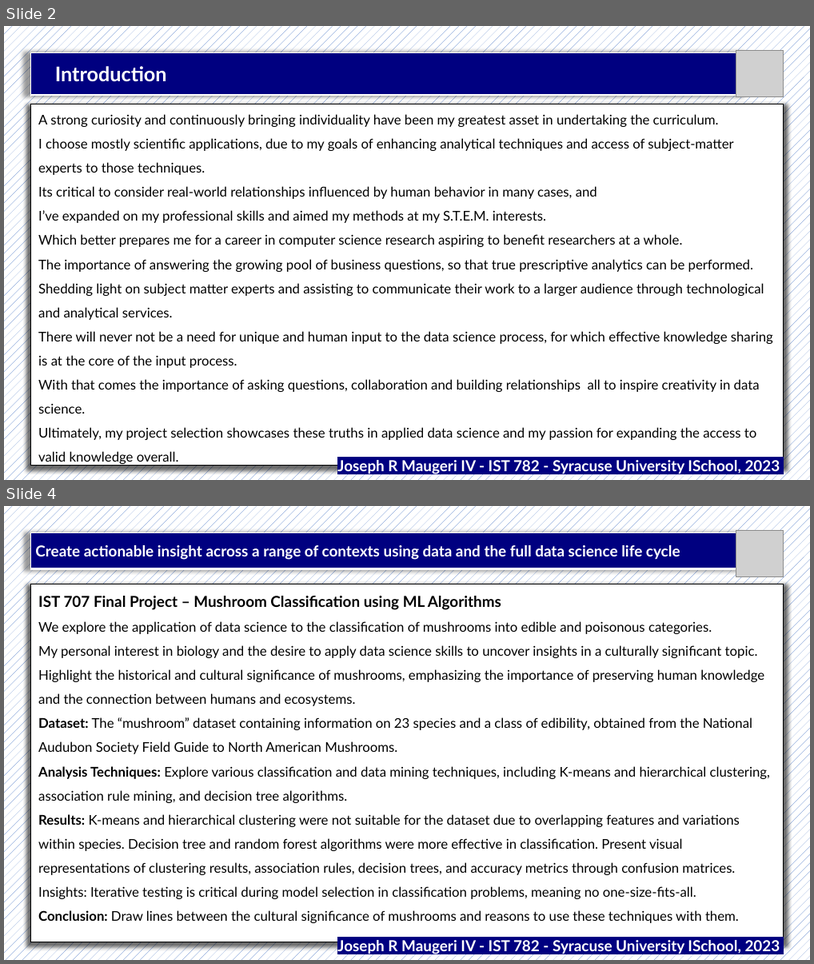
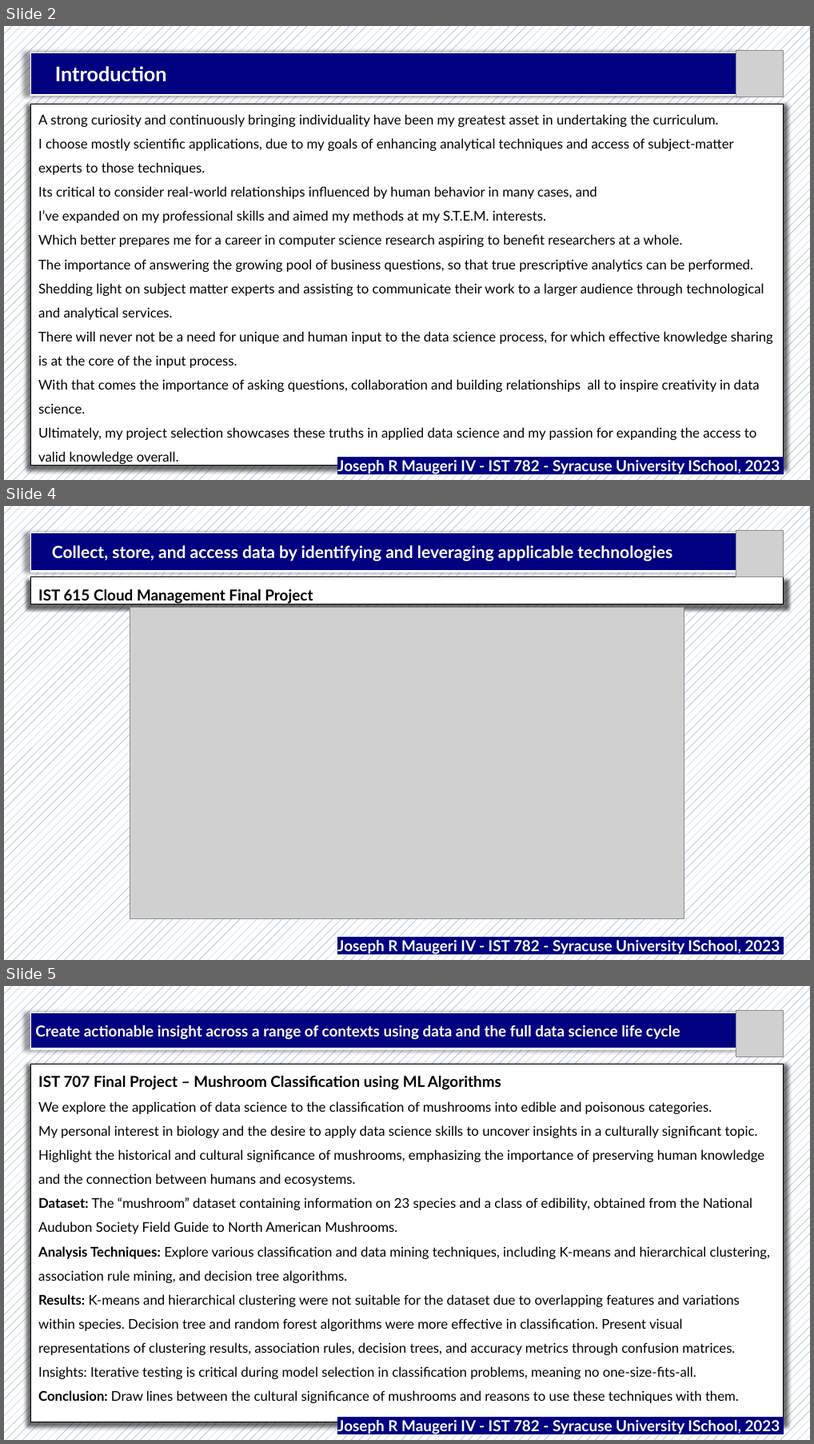
Before and after one commit to jrmaugeri/MS-ADS_Portfolio, a slide deck: Portfolio Presentation/IST782_Powerpoint_Maugeri.pptx. Shown one above the other, each under a label of ours: slides 2 and 4 before the commit, slides 2, 4 and 5 after it; the slides between them are not shown. The pictures are 814x964 and 814x1444 pixels, drawn with LibreOffice and Linux fonts; fonts in the diff are those of the drawing; grey boxes stand for pictures. Boxes give left, top, right and bottom in pixels: in the first picture for what was removed or moved away, otherwise in the second. Text is boxed around its words. In the diff, an @@ line names an element or a change of style, - is before the commit and + after.

```diff
--- a/Portfolio Presentation/IST782_Powerpoint_Maugeri.pptx
+++ b/Portfolio Presentation/IST782_Powerpoint_Maugeri.pptx
@@ slide 4 added at (4, 506, 810, 960), background pattern #4472C4 on #FFFFFF @@
@@ table added at (30, 532, 736, 571), 1 rows, 1 columns @@
+Collect, store, and access data by identifying and leveraging applicable technologies
@@ picture added at (737, 530, 784, 576) @@
@@ table added at (30, 576, 784, 608), 1 rows, 1 columns @@
+IST 615 Cloud Management Final Project
@@ picture added at (130, 608, 685, 919) @@
@@ text added at (338, 940, 781, 955), 18 pt, text #FFFFFF, bold @@
+Joseph R Maugeri IV - IST 782 - Syracuse University ISchool, 2023
@@ what was slide 4 is now slide 5 @@
```
Also in this commit, not shown: 5 slides changed, 7 other slides added, 3 other files.
